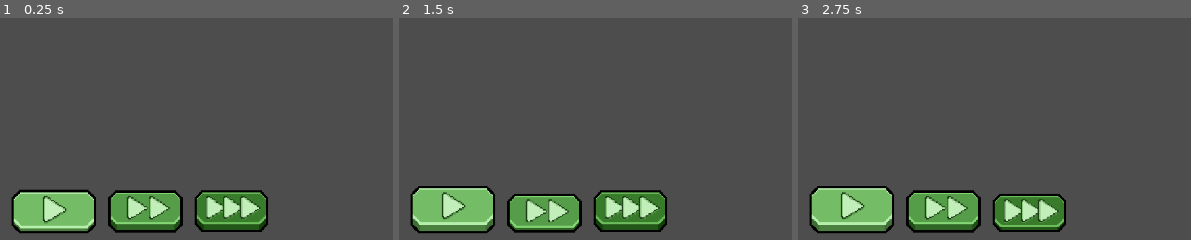
Above: before the commit, frames 1-3 (left to right).
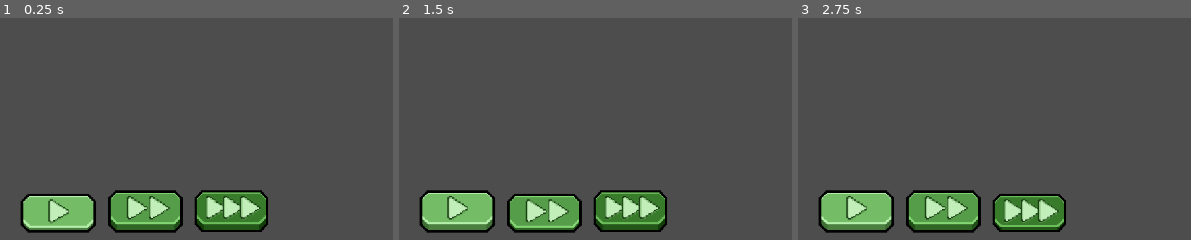
Above: after the commit, the same moments.

Repository: AmandaSeier/Cancer
Game: Godot game, scene res://scripts/Main_Scene.tscn
Same seed, same stepped clock (60 frames per second), same inputs: the game is played once before the commit and once after it.
Inputs (mouse positions are % of the whole screen's width and height, from its top left; square brackets give the same spot before the commit, where the layout moved):
- Up to frame 1 (0.25 s): no input
- Up to frame 2 (1.5 s): click (7, 94) [7, 93] at 0.5 s; click (19, 94) at 1.25 s
- Up to frame 3 (2.75 s): click (29, 94) at 2 s
The pictures show only the part of the screen within x 0-50%, y 50-100%; the shares and areas given below are measured in that part.

The runs differ from the first frame. In frame 1, 1.8% of the frame differs, in the area x 2-25%, y 77-97%; in frame 2, 2.0%, in the area x 2-25%, y 75-97%; in frame 3, 2.0%.

Commit message:
Fixing sizing of button

Diff:
--- a/scripts/Main_Scene.tscn
+++ b/scripts/Main_Scene.tscn
@@ -1671,10 +1671,10 @@
 
 [node name="1x button" type="TextureButton" parent="UI Handler"]
 texture_filter = 1
-offset_left = 1.0
-offset_top = 555.0
-offset_right = 163.0
-offset_bottom = 645.0
+offset_left = 17.0
+offset_top = 563.0
+offset_right = 160.0
+offset_bottom = 642.0
 size_flags_vertical = 10
 size_flags_stretch_ratio = 0.0
 toggle_mode = true
